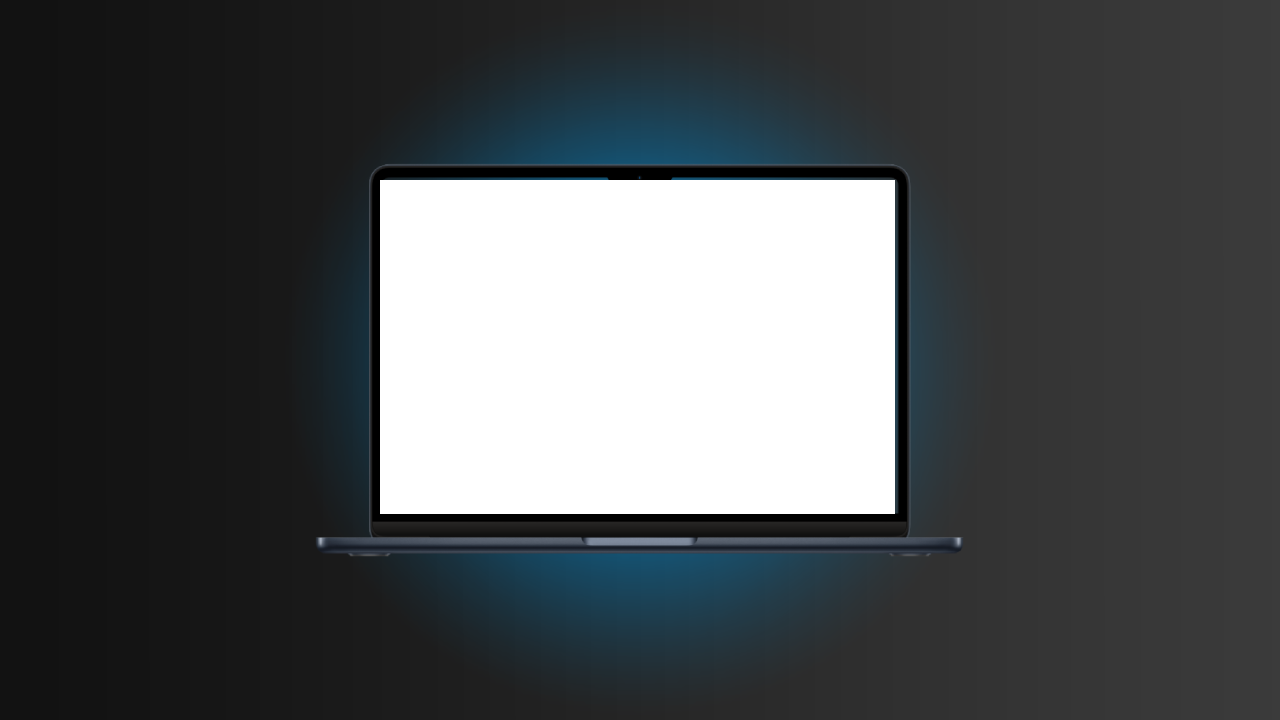
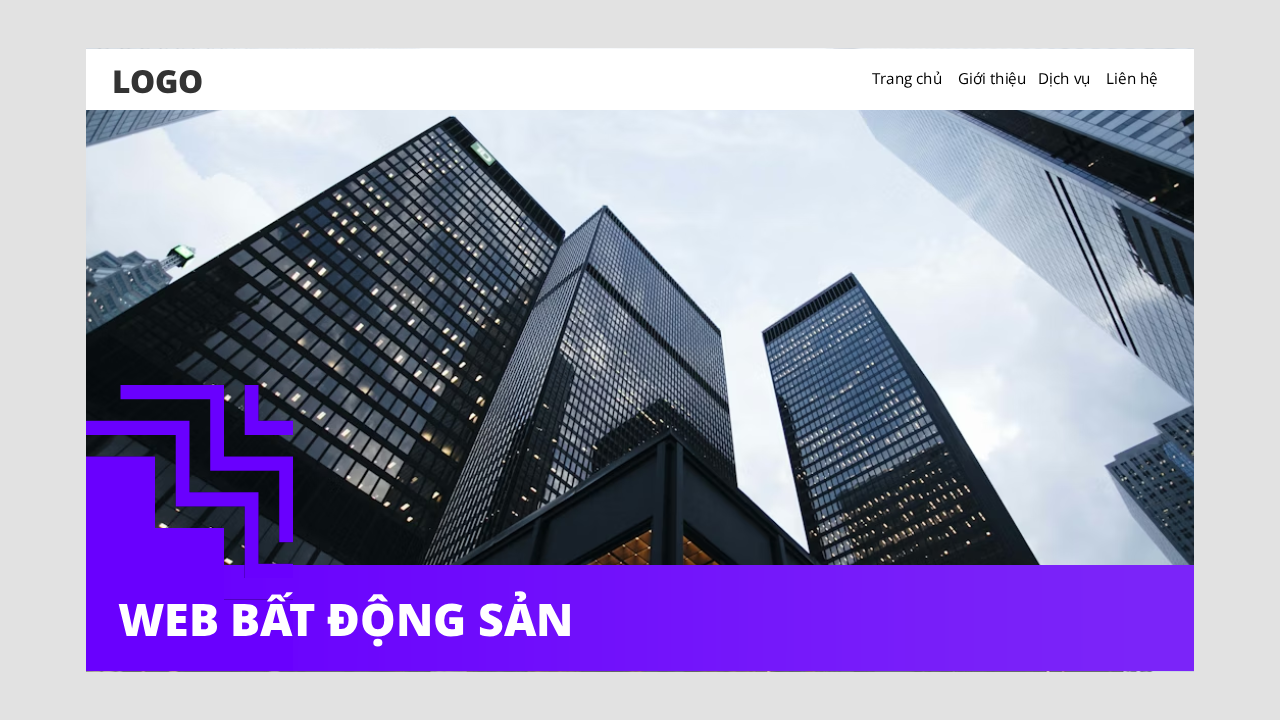
Comparing the layer stacks of the two 1280x720 images. Changes:
added layer "WEB BẤT ĐỘNG SẢN" above "LOGO" over [118, 591, 570, 647]
added layer "LOGO" above "Trang chủ Giới thiệu Dịch v" over [114, 70, 202, 94]
added layer "Trang chủ Giới thiệu Dịch v" above "Layer 4" over [872, 71, 1157, 88]
added layer "Layer 4" above "Shape 1" over [86, 48, 1194, 110]
added layer "Layer 3" above "Layer 2" over [86, 565, 1194, 671]
renamed "Laptop" to "Layer 2", painted on it over [86, 48, 1194, 672]
painted on "Layer 1" over [86, 5, 1194, 715]
removed layer "bg" over [0, 0, 1280, 720]
painted on "Background" over [0, 0, 1280, 720]